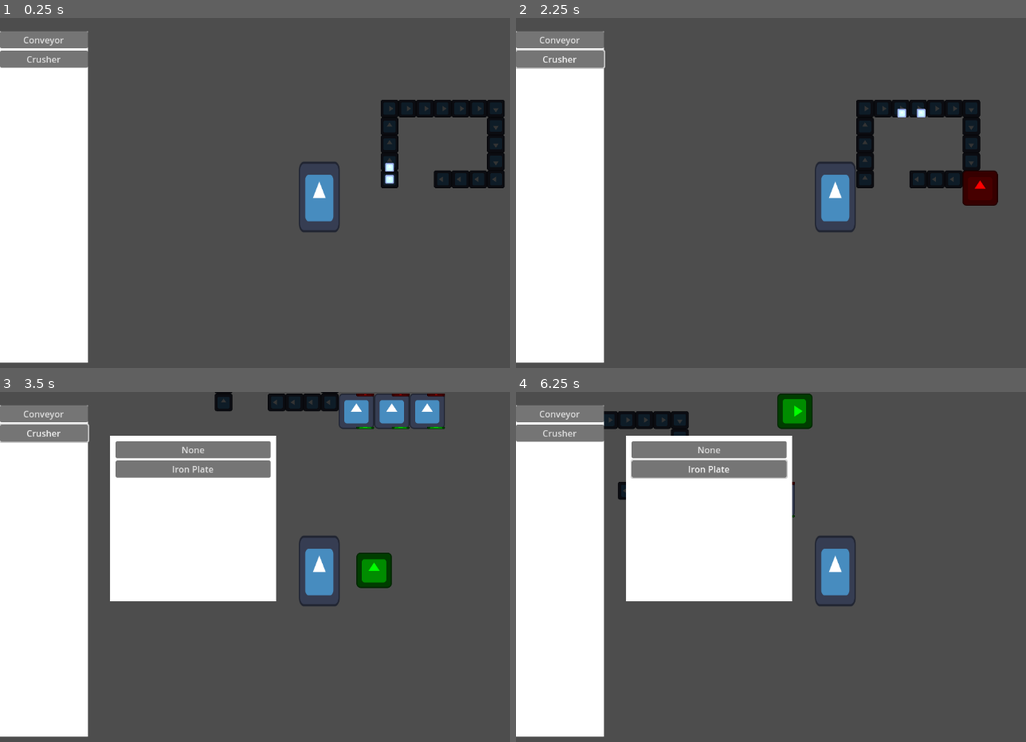
Above: before the commit, frames 1-4 (two rows, left to right).
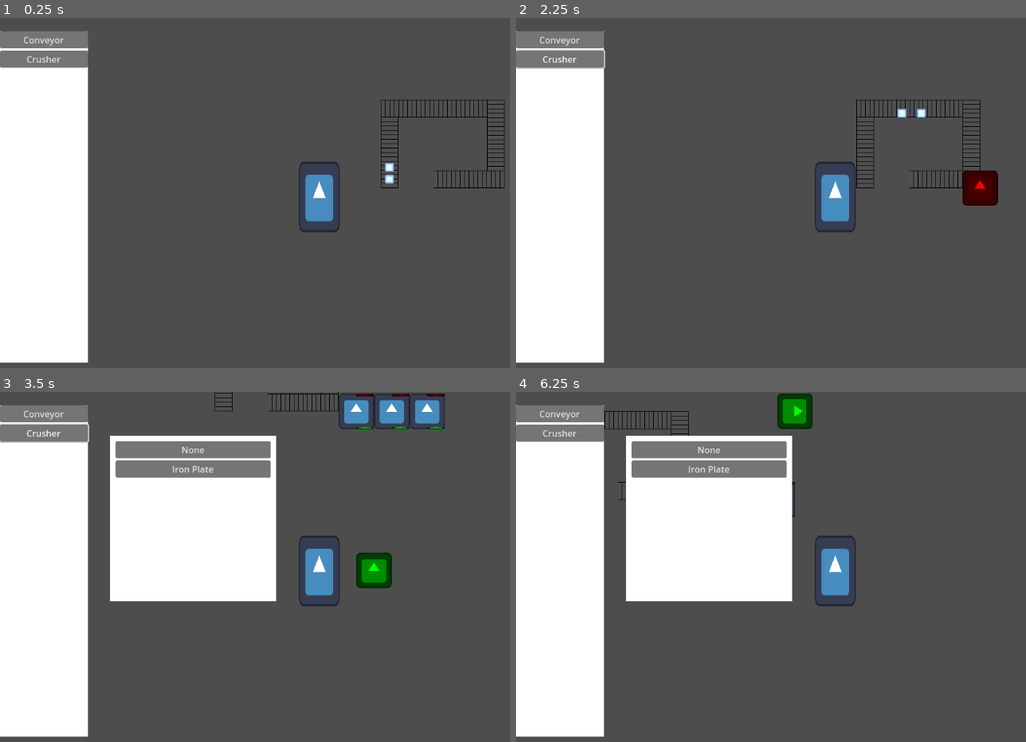
Above: after the commit, the same moments.

Repository: BenjaminWootten/UD-GDDC-space-exploration-jam
Game: Godot game, scene res://world.tscn
Two runs of this game, one before a commit and one after it. Both use one fixed random seed, a clock stepped at 60 frames per second and the inputs below. The engine's default icon, where the game draws it, is replaced by a stand-in: a white triangle on a blue panel in a dark square.
Inputs (mouse positions are in pixels of both pictures, inside the frame that each line leads up to):
- Up to frame 1 (0.25 s): no input
- Up to frame 2 (2.25 s): click "Conveyor" at 0.5 s; click "Crusher" at 1.25 s; move the mouse to (975, 179) at 2.02 s; press the mouse at (975, 179) at 2.03 s; hold D (right) from 2.03 s (still down)
- Up to frame 3 (3.5 s): move the mouse to (367, 563) at 2.77 s; release D (right) at 2.78 s; release the mouse at (367, 563) at 2.78 s; hold S (down) from 2.78 s (still down); right-click (367, 563) at 2.85 s; click (367, 563) at 2.92 s
- Up to frame 4 (6.25 s): release S (down) at 3.5 s; click "None" at 3.5 s; click (709, 469) at 4.25 s, where only the run before the commit has a clickable "Iron Plate"; tap Enter at 5 s; move the mouse to (908, 402) at 5.02 s; hold D (right) 5.03-5.78 s; hold R (rotate) 5.03-5.78 s; click (908, 402) at 5.17 s; move the mouse to (786, 402) at 5.77 s; hold W (up) from 5.78 s (still down); click (786, 402) at 5.85 s

The runs differ from the first frame. In frame 1, 2.6% of the frame differs, in the area x 61-99%, y 23-57%; in frame 2, 2.5%; in frame 3, 0.8%; in frame 4, 1.0%.

Commit message:
BIG UI CHANGES, added recipe select

Diff:
--- /dev/null
+++ b/UI/assets/button.tscn
@@ -0,0 +1,5 @@
+[gd_scene format=3 uid="uid://lkbch5xvqka1"]
+
+[node name="Button" type="Button"]
+offset_right = 8.0
+offset_bottom = 8.0
--- a/UI/recipe_select.gd
+++ b/UI/recipe_select.gd
@@ -2,11 +2,13 @@
 
 @onready var building = get_parent().get_parent()
 var recipe_data = []
+var button_scene = preload("res://UI/assets/button.tscn")
 
 func _ready():
 	# For each recipe stored in the recipe dictionary on parent building, add its name to the dropdown menu
 	for recipe in building.recipes:
-		var button = Button.new()
+		var button = button_scene.instantiate()
 		button.text=building.recipes[recipe]["output_type"].replace("_", " ").capitalize()
 		$MarginContainer/ScrollContainer/MarginContainer/VBoxContainer.add_child(button)
 		recipe_data.append(building.recipes[recipe])
+		button.pressed.connect(building._button_pressed.bind(button.text.replace(" ", "_").to_lower()))
--- a/buildings/conveyors/conveyor.tscn
+++ b/buildings/conveyors/conveyor.tscn
@@ -1,7 +1,7 @@
 [gd_scene load_steps=5 format=3 uid="uid://f8wyhdc87t2w"]
 
 [ext_resource type="Script" path="res://buildings/conveyors/conveyor.gd" id="1_fl3m8"]
-[ext_resource type="Texture2D" uid="uid://cdxrqhqnd634s" path="res://icon.svg" id="1_v1wl3"]
+[ext_resource type="Texture2D" uid="uid://j7w1vskqfode" path="res://buildings/conveyors/conveyor.png" id="2_okl6w"]
 [ext_resource type="Shape2D" uid="uid://c0n0i1f5hw0ot" path="res://buildings/building resources/1x1_hitbox.tres" id="3_fbkg5"]
 
 [sub_resource type="RectangleShape2D" id="RectangleShape2D_2c3pg"]
@@ -14,9 +14,7 @@
 MOVE_SPEED = Vector2(100, 100)
 
 [node name="Sprite2D" type="Sprite2D" parent="."]
-modulate = Color(0.203922, 0.203922, 0.203922, 1)
-scale = Vector2(0.25, 0.25)
-texture = ExtResource("1_v1wl3")
+texture = ExtResource("2_okl6w")
 
 [node name="CollisionShape2D" type="CollisionShape2D" parent="."]
 position = Vector2(0, -3)
@@ -27,6 +25,7 @@
 collision_mask = 0
 
 [node name="CollisionShape2D" type="CollisionShape2D" parent="placement_collider"]
+texture_filter = 1
 shape = ExtResource("3_fbkg5")
 
 [connection signal="body_entered" from="." to="." method="_on_body_entered"]
--- a/buildings/crafters/crusher.gd
+++ b/buildings/crafters/crusher.gd
@@ -35,3 +35,7 @@
 func _on_input_event(viewport, event, shape_idx):
 	if event is InputEventMouseButton:
 		$CanvasLayer/recipe_select.visible=true
+
+func _button_pressed(a):
+	print(a)
+	$CanvasLayer/recipe_select.visible=false
--- a/buildings/crafters/crusher.tscn
+++ b/buildings/crafters/crusher.tscn
@@ -3,7 +3,6 @@
 [ext_resource type="Script" path="res://buildings/crafters/crusher.gd" id="1_6k6qk"]
 [ext_resource type="Texture2D" uid="uid://cdxrqhqnd634s" path="res://icon.svg" id="1_rmbki"]
 [ext_resource type="PackedScene" uid="uid://g6on45cl571h" path="res://buildings/building resources/input.tscn" id="2_hju6h"]
-[ext_resource type="PackedScene" uid="uid://f8wyhdc87t2w" path="res://buildings/conveyors/conveyor.tscn" id="2_inbix"]
 [ext_resource type="Shape2D" uid="uid://cog31ntdmglii" path="res://buildings/building resources/2x2_hitbox.tres" id="3_6a2sq"]
 [ext_resource type="PackedScene" uid="uid://b02mpu4t3xc8w" path="res://buildings/building resources/output.tscn" id="3_nougl"]
 [ext_resource type="PackedScene" uid="uid://danurr23cm2s4" path="res://UI/building_ui.tscn" id="5_cgiwc"]
@@ -13,12 +12,6 @@
 collision_layer = 9
 input_pickable = true
 script = ExtResource("1_6k6qk")
-
-[node name="Conveyor" parent="." instance=ExtResource("2_inbix")]
-position = Vector2(16, -16)
-
-[node name="placement_collider" parent="Conveyor" index="2"]
-collision_layer = 0
 
 [node name="Sprite2D" type="Sprite2D" parent="."]
 scale = Vector2(0.5, 0.5)
@@ -46,5 +39,3 @@
 
 [connection signal="input_event" from="." to="." method="_on_input_event"]
 [connection signal="timeout" from="Timer" to="." method="_on_timer_timeout"]
-
-[editable path="Conveyor"]
--- a/project.godot
+++ b/project.godot
@@ -68,3 +68,7 @@
 2d_physics/layer_2="Items"
 2d_physics/layer_3="Player/Conveyors"
 2d_physics/layer_4="Placement collisions"
+
+[rendering]
+
+textures/canvas_textures/default_texture_filter=0
Binary file added: buildings/conveyors/conveyor.png
Not shown, added: buildings/conveyors/conveyor.png.import
